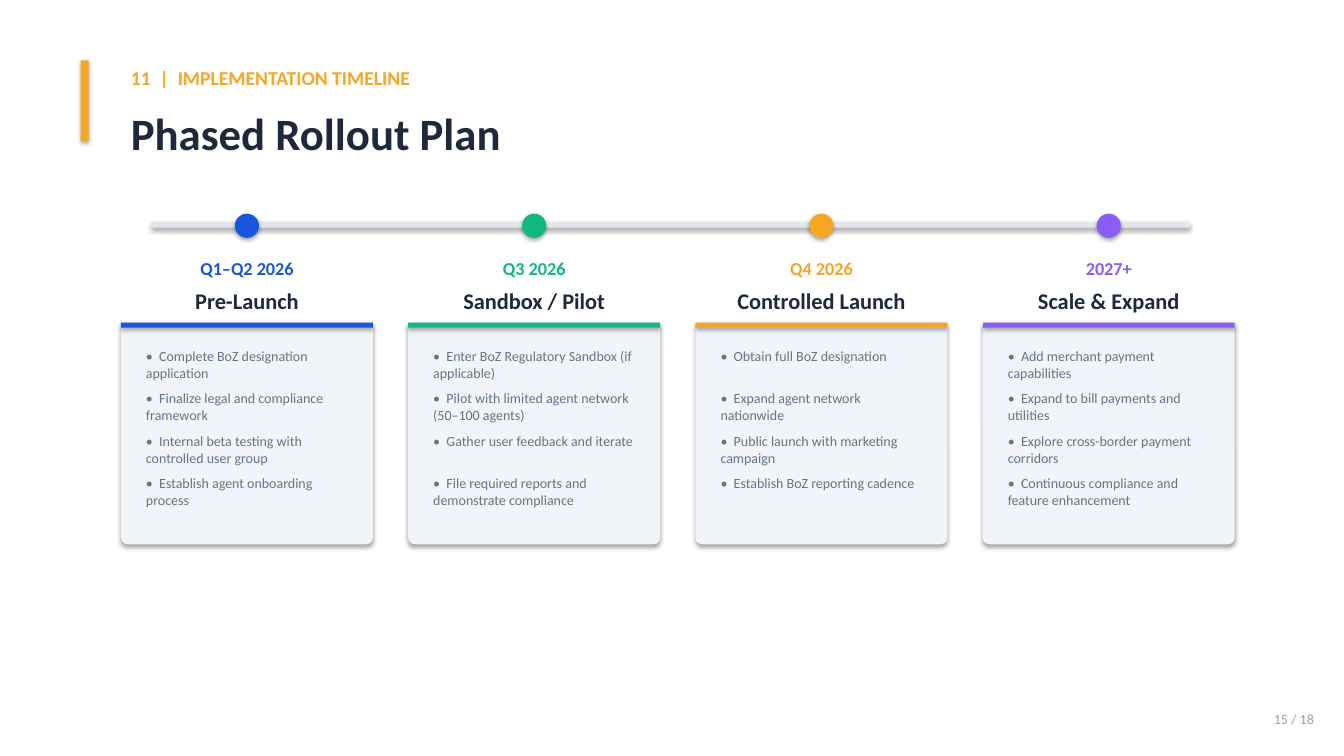
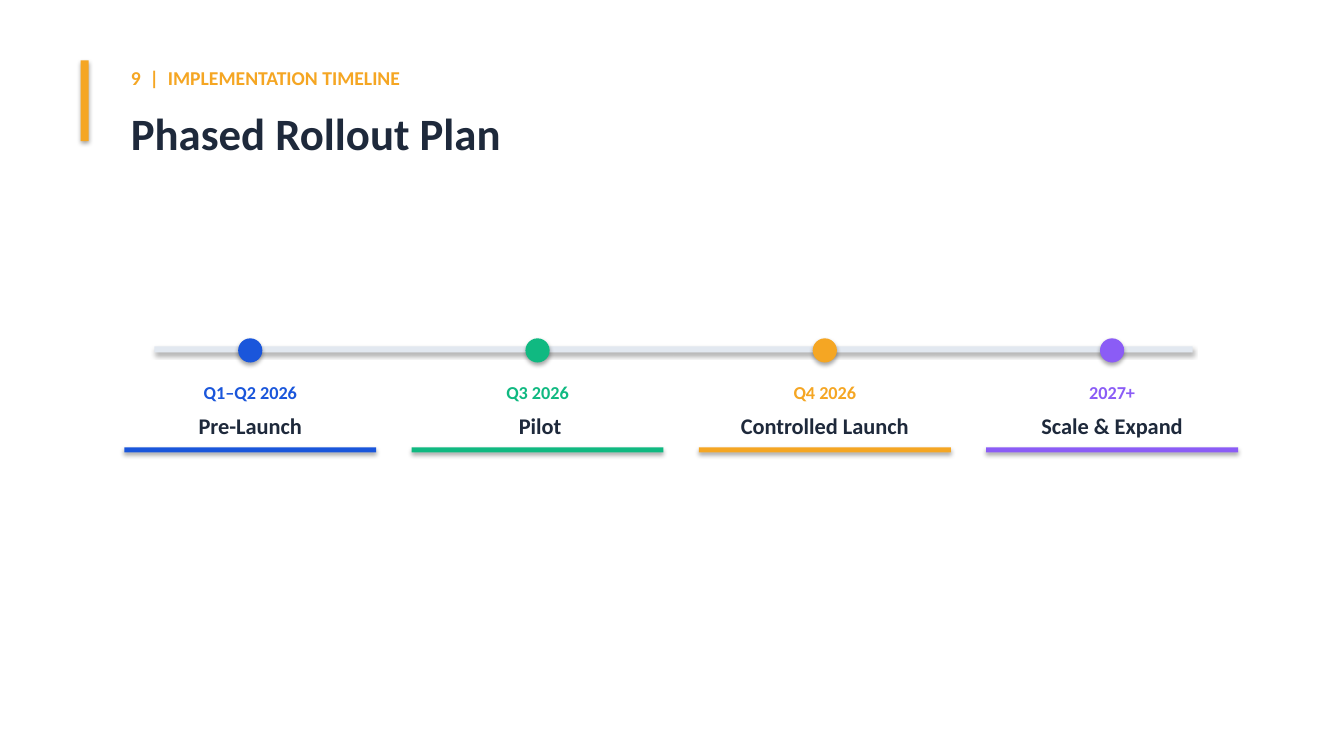
Before and after one commit to Denny-1032/Monde, a slide deck: slide 14 of Monde_BoZ_Presentation.pptx (slide 15 before the commit). Drawn at 1344x756 pixels with LibreOffice and Linux fonts; fonts in the diff are those of the drawing. Boxes give left, top, right and bottom in pixels: in the first picture for what was removed or moved away, otherwise in the second. Text is boxed around its words. In the diff, an @@ line names an element or a change of style, - is before the commit and + after.

```diff
--- a/Monde_BoZ_Presentation.pptx
+++ b/Monde_BoZ_Presentation.pptx
@@ text at bbox=[131, 72, 400, 85]: text changed @@
-11 | IMPLEMENTATION TIMELINE
+9 | IMPLEMENTATION TIMELINE
@@ rounded rectangle removed at bbox=[121, 323, 373, 544] @@
@@ rounded rectangle removed at bbox=[408, 323, 660, 544] @@
@@ rounded rectangle removed at bbox=[696, 323, 948, 544] @@
@@ rounded rectangle removed at bbox=[983, 323, 1235, 544] @@
@@ text removed at bbox=[146, 351, 308, 380] @@
-• Complete BoZ designation application
@@ text removed at bbox=[433, 351, 632, 380] @@
-• Enter BoZ Regulatory Sandbox (if applicable)
@@ text removed at bbox=[734, 351, 887, 364] @@
-• Obtain full BoZ designation
@@ 7 texts, 5 rectangles, 4 ellipses: place and size @@
-7 texts, 5 rectangles, 4 ellipses at bbox=[121, 214, 1235, 328]
+7 texts, 5 rectangles, 4 ellipses at bbox=[124, 339, 1238, 453]
@@ text removed at bbox=[1008, 351, 1155, 380] @@
-• Add merchant payment capabilities
@@ text removed at bbox=[146, 393, 323, 420] @@
-• Finalize legal and compliance framework
@@ text removed at bbox=[433, 393, 628, 423] @@
-• Pilot with limited agent network (50–100 agents)
@@ text at bbox=[519, 418, 562, 434]: text changed @@
-Sandbox / Pilot
+Pilot
@@ text removed at bbox=[721, 393, 861, 420] @@
-• Expand agent network nationwide
@@ text removed at bbox=[1008, 393, 1180, 420] @@
-• Expand to bill payments and utilities
@@ text removed at bbox=[146, 436, 302, 466] @@
-• Internal beta testing with controlled user group
@@ text removed at bbox=[446, 436, 633, 446] @@
-• Gather user feedback and iterate
@@ text removed at bbox=[721, 436, 897, 466] @@
-• Public launch with marketing campaign
@@ text removed at bbox=[1008, 436, 1191, 463] @@
-• Explore cross-border payment corridors
@@ text removed at bbox=[146, 478, 312, 507] @@
-• Establish agent onboarding process
@@ text removed at bbox=[433, 478, 586, 507] @@
-• File required reports and demonstrate compliance
@@ text removed at bbox=[734, 478, 914, 491] @@
-• Establish BoZ reporting cadence
@@ text removed at bbox=[1008, 478, 1178, 505] @@
-• Continuous compliance and feature enhancement
@@ text removed at bbox=[1274, 714, 1314, 724] @@
-15 / 18
```
Also in this commit, not shown: 9 other slides changed, 4 slides added, 7 slides removed, 25 other files.
